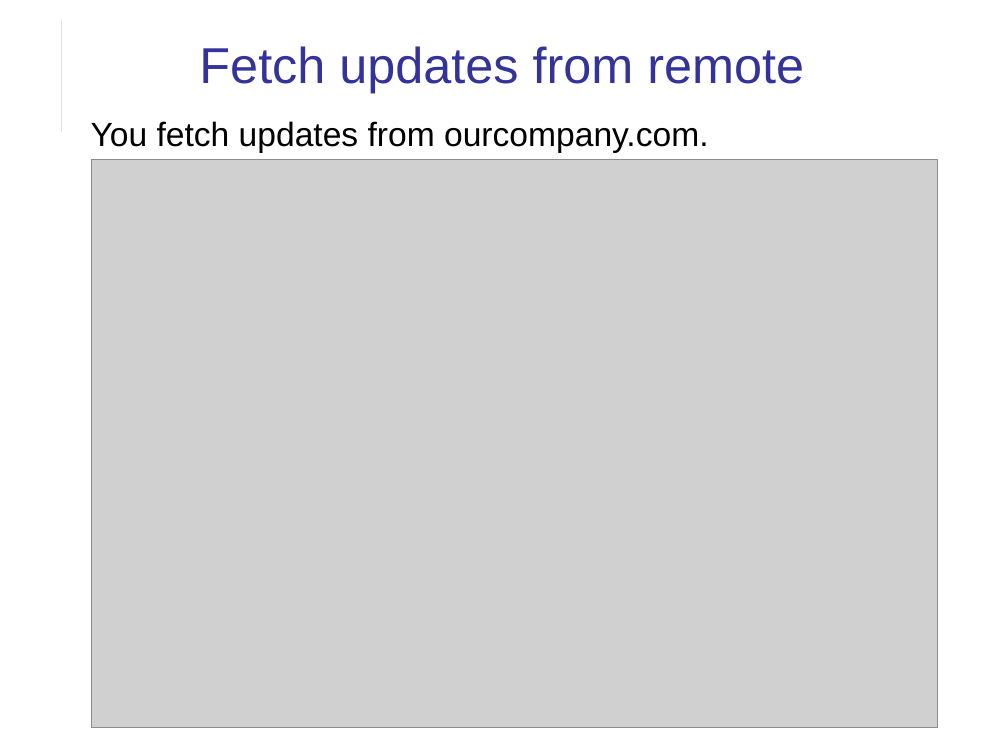
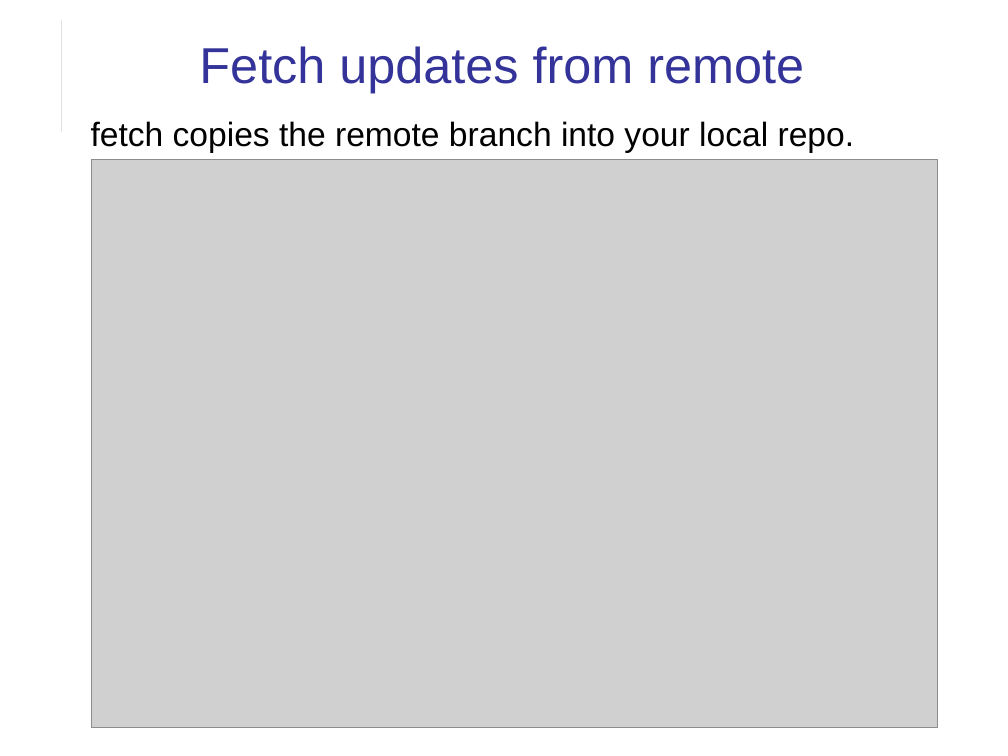
Before and after one commit to cpske/ISP, a slide deck: slide 16 of git/Git-Remotes.odp. Drawn at 1008x756 pixels with LibreOffice and Linux fonts; fonts in the diff are those of the drawing; grey boxes stand for pictures. Boxes give left, top, right and bottom in pixels: in the first picture for what was removed or moved away, otherwise in the second. Text is boxed around its words. In the diff, an @@ line names an element or a change of style, - is before the commit and + after.

```diff
--- a/git/Git-Remotes.odp
+++ b/git/Git-Remotes.odp
@@ text at bbox=[91, 121, 855, 153]: text changed @@
-You fetch updates from ourcompany.com.
+fetch copies the remote branch into your local repo.
```
Also in this commit, not shown: 9 other slides changed, 1 slide added, 3 slides removed, 4 other files.
